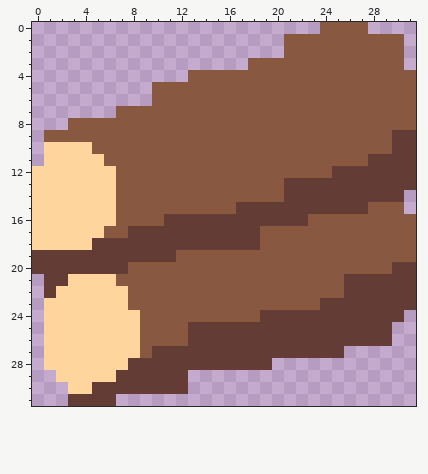
Pixel-art sprite, stored at sprites/items/wooden-log.png. The picture above was drawn from the file before the commit.
The file is 32x32 pixels.
Once edited:
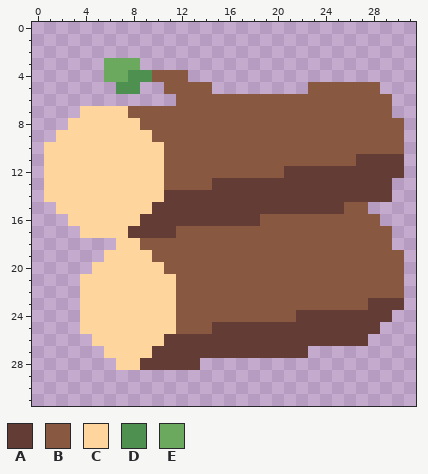
Palette (. is transparent): A #623c35  B #895841  C #ffd59e  D #4e904f  E #6aa95e
Difference:
Changed rows in their new state; - is an unchanged pixel.
first column x 0:
 0 ------------------------....----
 1 ---------------------..........-
 2 ---------------------..........-
 3 ------EEE---------.............-
 4 ------EEDDBBB...................
 5 -------DD-.----........------...
 6 ----------..------------------..
 7 ----CCCC----------------------..
 8 ---CCCCCC----------------------.
 9 -.CCCCCCCC--------------------B.
10 -----CCCCCC-------------------B.
11 ------CCCCC----------------A---.
12 .------CCCC----------AAAA------.
13 .------CCCC----AAAAAA---------..
14 .------CCCCAAAAAAAAAA---------.-
15 ..-----CCCAAAAAAA---------BB...-
16 ...----CCAA--------BBBB------...
17 ....--CC----BBBBBBB-----------..
18 .......CCBBBBBBBBBB-----------..
19 ......CCCCBB-------------------.
20 .....CCCCCC-------------------B.
21 -...---CCCCC--------------BBBBB.
22 -...----CCCC--------------BBBBB.
23 -...----CCCC------------BBBB---.
24 -...-----CCC-------BBB--------.-
25 -...-----CCC-BB--------------.--
26 -....----CCAA---------------..--
27 -.....---C-------------...------
28 -......-C-----......------------
29 --...........-------------------
30 ---..........-------------------
31 ---....-------------------------
Boxes around the changes in both pictures, in picture pixels (x1, y1, x2, y2):
changed: (32, 22, 416, 406)
